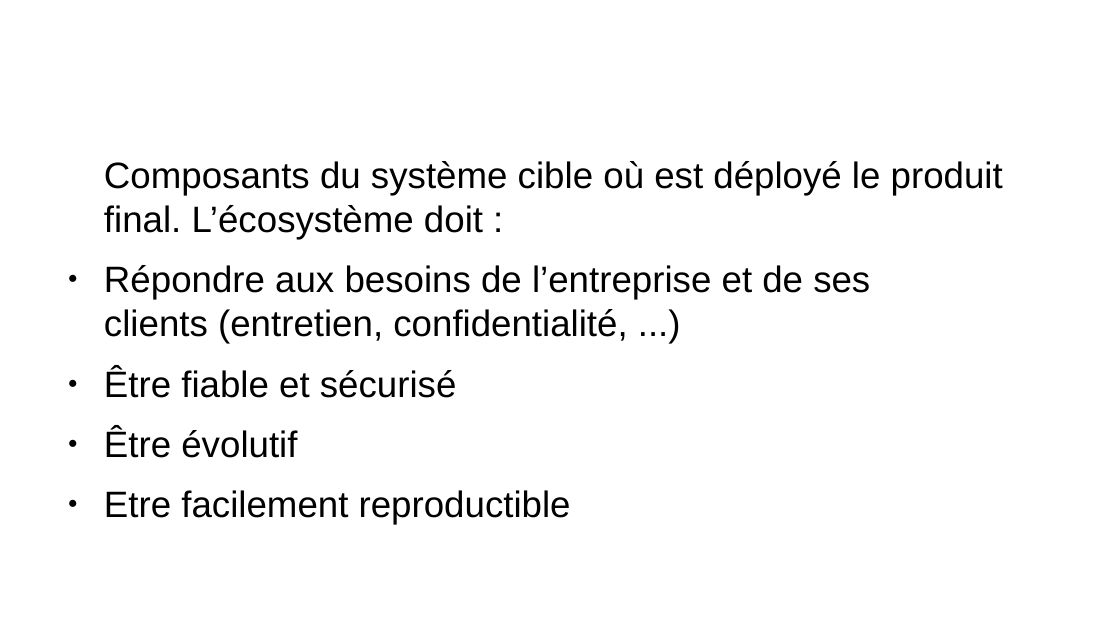
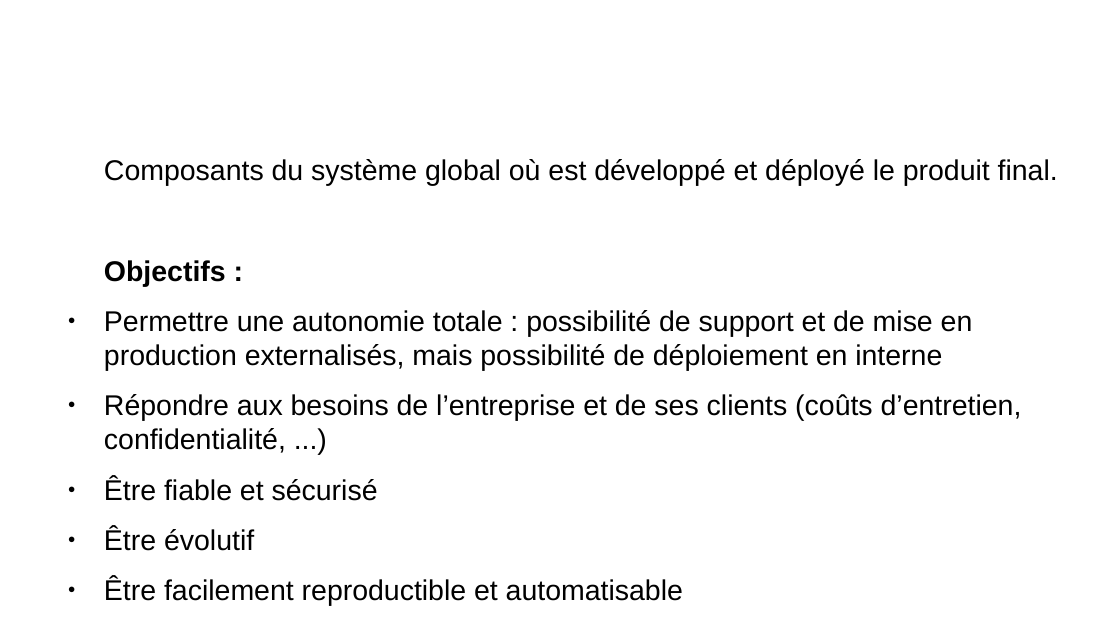
Before and after one commit to remipassmoilesel/ci-cd-plan, a slide deck: slide 8 of ci-cd-plan.odp (slide 9 before the commit). Drawn at 1120x630 pixels with LibreOffice and Linux fonts; fonts in the diff are those of the drawing; background and template pictures are left out. Boxes give left, top, right and bottom in pixels: in the first picture for what was removed or moved away, otherwise in the second. Text is boxed around its words. In the diff, an @@ line names an element or a change of style, - is before the commit and + after.

```diff
--- a/ci-cd-plan.odp
+++ b/ci-cd-plan.odp
@@ text at (104,159,1058,453): text changed; size 26 to 20.1 pt @@
-Composants du système cible où est déployé le produit final. L’écosystème doit :
-● Répondre aux besoins de l’entreprise et de ses clients (entretien, confidentialité, ...)
+Composants du système global où est développé et déployé le produit final.
+Objectifs :
+● Permettre une autonomie totale : possibilité de support et de mise en production externalisés, mais possibilité de déploiement en interne
+● Répondre aux besoins de l’entreprise et de ses clients (coûts d’entretien, confidentialité, ...)
@@ text at (104,477,378,551): size 26 to 20.1 pt in "Être fiable et sécurisé", "Être évolutif" @@
@@ text at (104,578,683,606): text changed; size 26 to 20.1 pt @@
-● Etre facilement reproductible
+● Être facilement reproductible et automatisable
```
Also in this commit, not shown: 9 other slides changed, 8 slides added, 3 slides removed.
